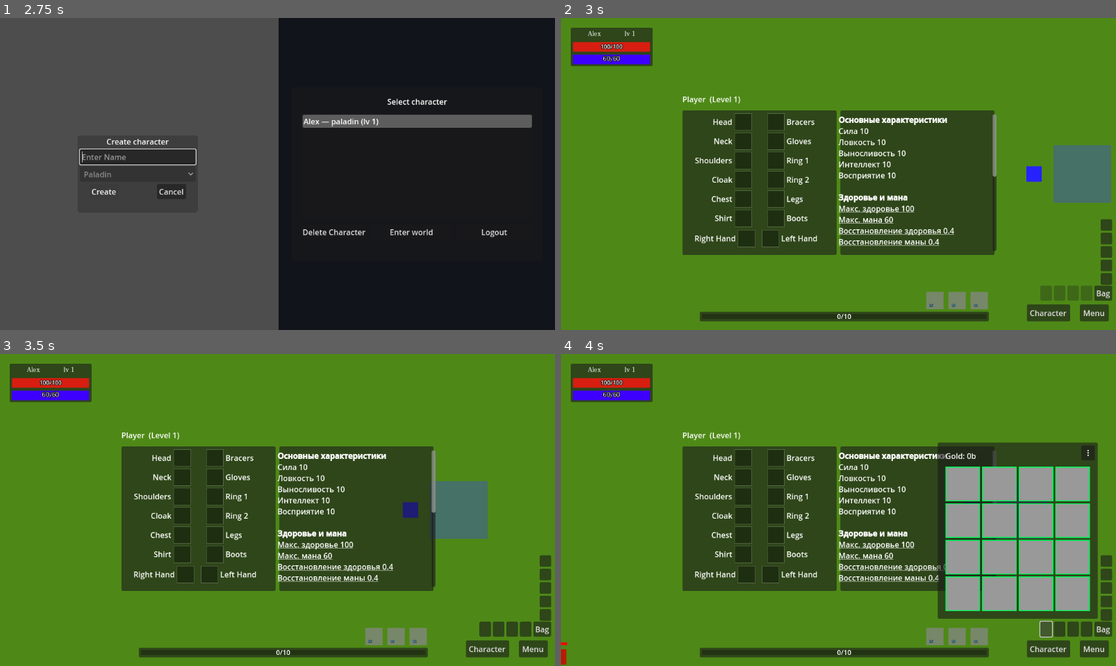
Above: before the commit, frames 1-4 (two rows, left to right).
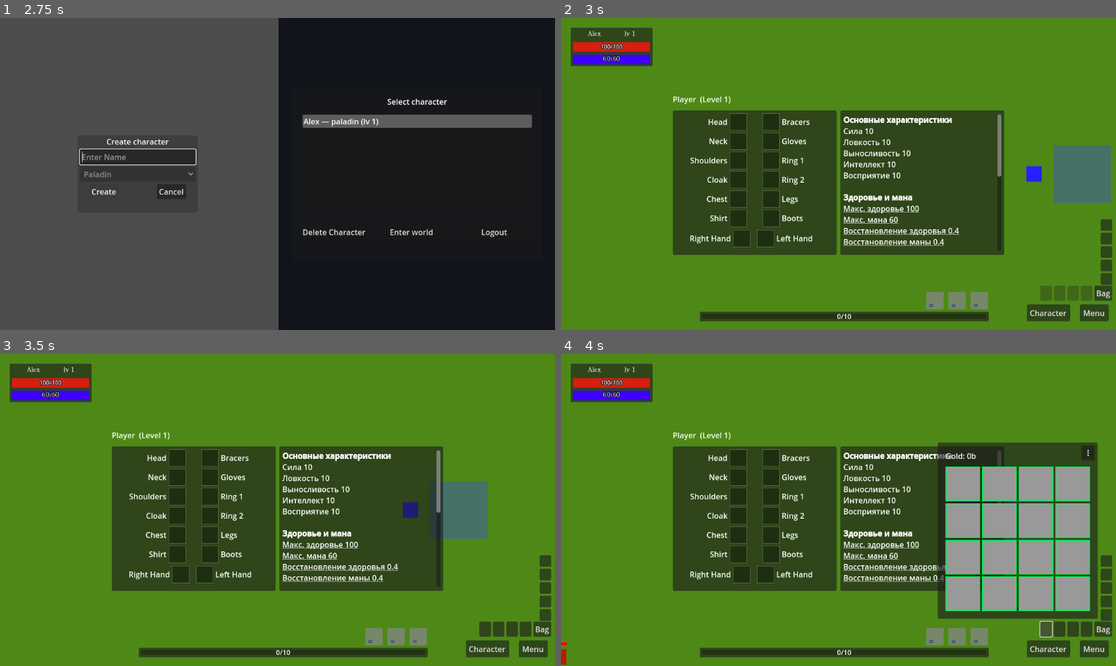
Above: after the commit, the same moments.

Repository: denisshkytko/mmo-mvp-godot
Game: Godot game, scene res://ui/flow/LoginUI.tscn
The game is run twice, just before and just after one commit, with the same random seed, the same clock (stepped at 60 frames per second) and the same inputs. The engine's default icon, where the game draws it, is replaced by a stand-in: a white triangle on a blue panel in a dark square.
Inputs (mouse positions are in pixels of both pictures, inside the frame that each line leads up to):
- Up to frame 1 (2.75 s): click "Sign in" at 0.5 s; click (138, 155) at 1.27 s; type "Alex" at 1.35 s; click "Create" at 2 s
- Up to frame 2 (3 s): click "Enter world" at 2.75 s
- Up to frame 3 (3.5 s): no input
- Up to frame 4 (4 s): click (1043, 628) at 3.5 s

Frame 1 is identical in both runs. In frame 2, 4.9% of the frame differs, in the area x 20-80%, y 25-76%; in frame 3, 4.8%; in frame 4, 4.1%.

Commit message:
Adjust CharacterHUD stats panel padding (scene-only)

Diff:
--- a/ui/game/hud/CharacterHUD.tscn
+++ b/ui/game/hud/CharacterHUD.tscn
@@ -54,7 +54,7 @@
 
 [node name="EquipmentPanel" type="Panel" parent="Panel/MarginContainer/VBoxContainer/ContentRow"]
 unique_name_in_owner = true
-custom_minimum_size = Vector2(320, 300)
+custom_minimum_size = Vector2(340, 300)
 layout_mode = 2
 size_flags_horizontal = 3
 size_flags_vertical = 3
@@ -424,7 +424,7 @@
 layout_mode = 2
 
 [node name="StatsPanel" type="Panel" parent="Panel/MarginContainer/VBoxContainer/ContentRow"]
-custom_minimum_size = Vector2(320, 300)
+custom_minimum_size = Vector2(340, 300)
 layout_mode = 2
 size_flags_horizontal = 3
 size_flags_vertical = 3
@@ -443,12 +443,7 @@
 
 [node name="StatsScroll" type="ScrollContainer" parent="Panel/MarginContainer/VBoxContainer/ContentRow/StatsPanel/StatsMargin"]
 custom_minimum_size = Vector2(320, 255)
-layout_mode = 1
-anchors_preset = 15
-anchor_right = 1.0
-anchor_bottom = 1.0
-grow_horizontal = 2
-grow_vertical = 2
+layout_mode = 2
 size_flags_horizontal = 3
 size_flags_vertical = 3
 horizontal_scroll_mode = 0
@@ -458,6 +453,7 @@
 z_index = 200
 custom_minimum_size = Vector2(320, 255)
 layout_mode = 2
+size_flags_vertical = 3
 fit_content = true
 
 [node name="TooltipPanel" parent="." instance=ExtResource("2_0n5q6")]
